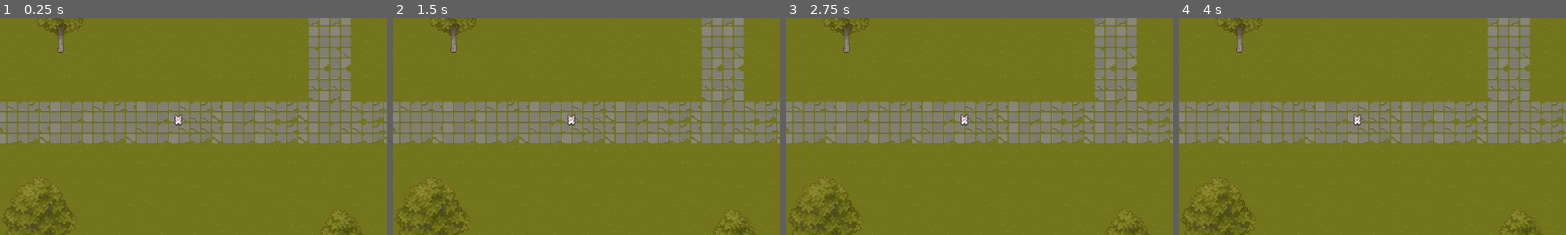
Above: before the commit, frames 1-4 (left to right).
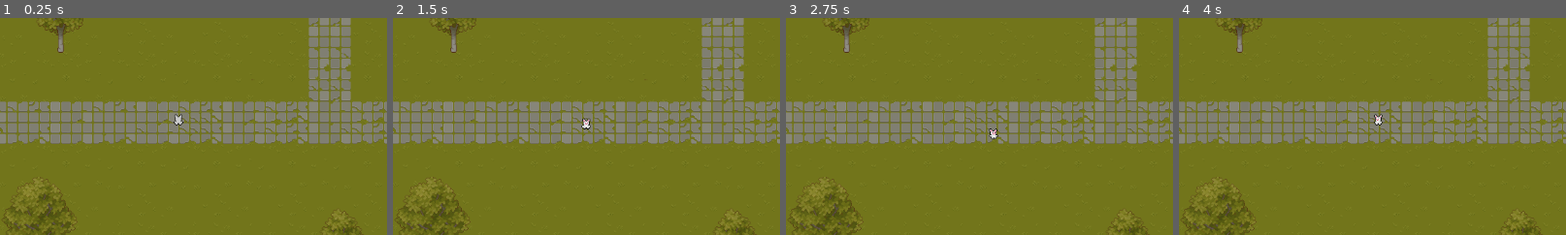
Above: after the commit, the same moments.

Repository: anywherecreative/gotdot-solo
Game: Godot game, scene res://main.tscn
The game is run twice, just before and just after one commit, with the same random seed, the same clock (stepped at 60 frames per second) and the same inputs.
Inputs:
- Up to frame 1 (0.25 s): no input
- Up to frame 2 (1.5 s): tap Enter at 0.5 s; hold Right 0.53-1.28 s; tap Space at 1.25 s; hold Down from 1.28 s (still down)
- Up to frame 3 (2.75 s): tap Enter at 2 s; release Down at 2.03 s; hold Right from 2.03 s (still down)
- Up to frame 4 (4 s): tap Space at 2.75 s; release Right at 2.78 s; hold Up 2.78-3.53 s; hold Left (ui_left) from 3.53 s (still down)
The pictures show only the part of the screen within x 5-55%, y 28-78%; the shares and areas given below are measured in that part.

The runs differ from the first frame. In frame 1, less than 0.1% of the frame differs, in the area x 44-48%, y 45-49%; in frame 2, 0.2%, in the area x 45-52%, y 44-52%; in frame 3, 0.2%; in frame 4, 0.2%.

Commit message:
finishing walking sprites and script
Character can now roam around the game area

Diff:
--- a/Scripts/Character.gd
+++ b/Scripts/Character.gd
@@ -1,9 +1,27 @@
 extends CharacterBody2D
+
+@export var move_speed : float = 30.0
 
 @onready var _animated_sprite = $AnimatedSprite2D
 
 func _physics_process(delta):
-	if Input.is_action_pressed("ui_left"):
+	if Input.is_key_pressed(KEY_LEFT) || Input.is_key_pressed(KEY_A):
 		_animated_sprite.play("walk_left")
+		global_position.x -= move_speed * delta
+
+	elif Input.is_key_pressed(KEY_RIGHT) || Input.is_key_pressed(KEY_D):
+		_animated_sprite.play("walk_right")
+		global_position.x += move_speed * delta
+
+	elif Input.is_key_pressed(KEY_DOWN) || Input.is_key_pressed(KEY_S):
+		_animated_sprite.play("walk_down")
+		global_position.y += move_speed * delta
+
+	elif Input.is_key_pressed(KEY_UP) || Input.is_key_pressed(KEY_W):
+		_animated_sprite.play("walk_up")
+		global_position.y -= move_speed * delta
+
 	else:
 		_animated_sprite.stop()
+
+	print(velocity)
--- a/main.tscn
+++ b/main.tscn
@@ -517,6 +517,22 @@
 
 [sub_resource type="RectangleShape2D" id="RectangleShape2D_fpde4"]
 
+[sub_resource type="AtlasTexture" id="AtlasTexture_agx7b"]
+atlas = ExtResource("3_p81ku")
+region = Rect2(0, 64, 32, 32)
+
+[sub_resource type="AtlasTexture" id="AtlasTexture_vtelq"]
+atlas = ExtResource("3_p81ku")
+region = Rect2(32, 64, 32, 32)
+
+[sub_resource type="AtlasTexture" id="AtlasTexture_5uxt1"]
+atlas = ExtResource("3_p81ku")
+region = Rect2(64, 64, 32, 32)
+
+[sub_resource type="AtlasTexture" id="AtlasTexture_3iub2"]
+atlas = ExtResource("3_p81ku")
+region = Rect2(96, 64, 32, 32)
+
 [sub_resource type="AtlasTexture" id="AtlasTexture_mle1c"]
 atlas = ExtResource("3_p81ku")
 region = Rect2(0, 0, 32, 32)
@@ -532,9 +548,58 @@
 [sub_resource type="AtlasTexture" id="AtlasTexture_bxqb2"]
 atlas = ExtResource("3_p81ku")
 region = Rect2(96, 0, 32, 32)
+
+[sub_resource type="AtlasTexture" id="AtlasTexture_4pgbo"]
+atlas = ExtResource("3_p81ku")
+region = Rect2(0, 32, 32, 32)
+
+[sub_resource type="AtlasTexture" id="AtlasTexture_nmdpu"]
+atlas = ExtResource("3_p81ku")
+region = Rect2(32, 32, 32, 32)
+
+[sub_resource type="AtlasTexture" id="AtlasTexture_hcilh"]
+atlas = ExtResource("3_p81ku")
+region = Rect2(64, 32, 32, 32)
+
+[sub_resource type="AtlasTexture" id="AtlasTexture_pt5ja"]
+atlas = ExtResource("3_p81ku")
+region = Rect2(96, 32, 32, 32)
+
+[sub_resource type="AtlasTexture" id="AtlasTexture_n65gu"]
+atlas = ExtResource("3_p81ku")
+region = Rect2(0, 96, 32, 32)
+
+[sub_resource type="AtlasTexture" id="AtlasTexture_tl302"]
+atlas = ExtResource("3_p81ku")
+region = Rect2(32, 96, 32, 32)
+
+[sub_resource type="AtlasTexture" id="AtlasTexture_un08n"]
+atlas = ExtResource("3_p81ku")
+region = Rect2(64, 96, 32, 32)
+
+[sub_resource type="AtlasTexture" id="AtlasTexture_nwaw6"]
+atlas = ExtResource("3_p81ku")
+region = Rect2(96, 96, 32, 32)
 
 [sub_resource type="SpriteFrames" id="SpriteFrames_jic72"]
 animations = [{
+"frames": [{
+"duration": 1.0,
+"texture": SubResource("AtlasTexture_agx7b")
+}, {
+"duration": 1.0,
+"texture": SubResource("AtlasTexture_vtelq")
+}, {
+"duration": 1.0,
+"texture": SubResource("AtlasTexture_5uxt1")
+}, {
+"duration": 1.0,
+"texture": SubResource("AtlasTexture_3iub2")
+}],
+"loop": true,
+"name": &"walk_down",
+"speed": 5.0
+}, {
 "frames": [{
 "duration": 1.0,
 "texture": SubResource("AtlasTexture_mle1c")
@@ -551,6 +616,40 @@
 "loop": true,
 "name": &"walk_left",
 "speed": 5.0
+}, {
+"frames": [{
+"duration": 1.0,
+"texture": SubResource("AtlasTexture_4pgbo")
+}, {
+"duration": 1.0,
+"texture": SubResource("AtlasTexture_nmdpu")
+}, {
+"duration": 1.0,
+"texture": SubResource("AtlasTexture_hcilh")
+}, {
+"duration": 1.0,
+"texture": SubResource("AtlasTexture_pt5ja")
+}],
+"loop": true,
+"name": &"walk_right",
+"speed": 5.0
+}, {
+"frames": [{
+"duration": 1.0,
+"texture": SubResource("AtlasTexture_n65gu")
+}, {
+"duration": 1.0,
+"texture": SubResource("AtlasTexture_tl302")
+}, {
+"duration": 1.0,
+"texture": SubResource("AtlasTexture_un08n")
+}, {
+"duration": 1.0,
+"texture": SubResource("AtlasTexture_nwaw6")
+}],
+"loop": true,
+"name": &"walk_up",
+"speed": 5.0
 }]
 
 [node name="Node2D" type="Node2D"]
@@ -577,4 +676,4 @@
 
 [node name="AnimatedSprite2D" type="AnimatedSprite2D" parent="Character"]
 sprite_frames = SubResource("SpriteFrames_jic72")
-animation = &"walk_left"
+animation = &"walk_up"
Not shown: 1 places in main.tscn that only renumber resources
